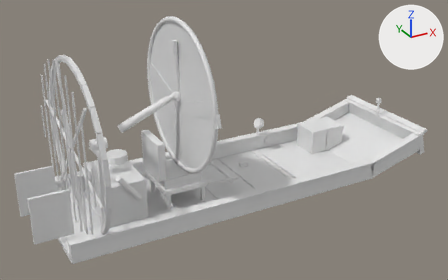
The glTF model godot/assets3d/cabs/cab_airboat.glb: old version first, new version second.
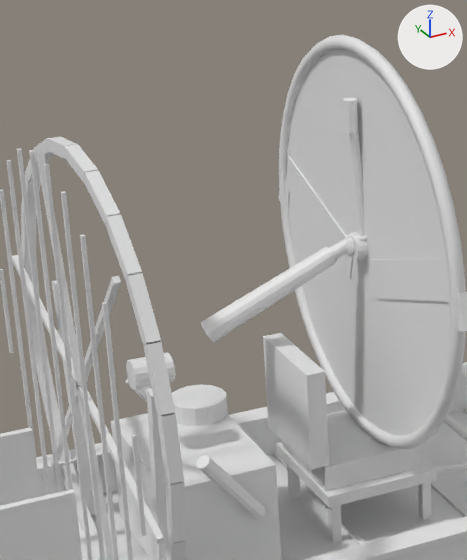
The first picture shows the older version from a 50 mm lens placed at (-2.63, -5.75, 2.25), pointed at (0.48, -0.09, -0.58). The close-ups show the older and then the newer version on the part from 9% to 49% of the width and 1% to 77% of the height of that picture. Only the edits that show in the close-ups are written down. Arrows for +X, +Y and +Z are at upper right; the lights stay in place. Vertices at exactly the same position are counted once.

Objects in the first close-up: 'look_blur', 'look_body', 'look_hand', 'look_prop', 'look_stick'.
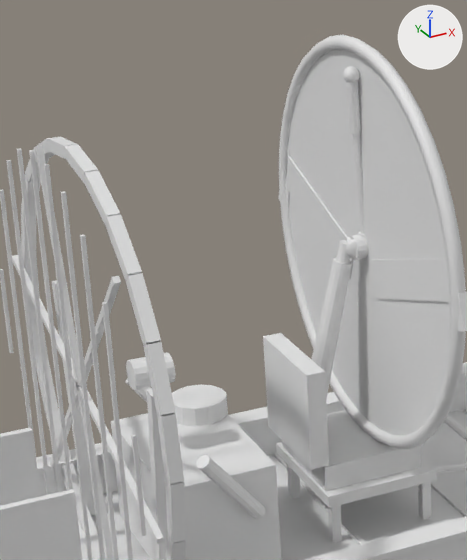
What differs and where, as boxes (x1, y1, x2, y2) in the close-ups (467 x 560 px; the box of a moved part takes in the faces that stretch with it):
'look_hand', reshaped: before (201, 232, 367, 342); after (311, 237, 368, 399)
'look_stick', reshaped (24% taller): before (343, 98, 364, 236); after (343, 66, 365, 238)
part 1 of me_me_105, moved or reshaped (mostly hidden before): before (345, 232, 359, 240); after (346, 238, 367, 260)
part 2 of me_me_105, moved or reshaped (mostly hidden afterwards): before (346, 237, 354, 257); after (346, 237, 351, 243)
part 3 of me_me_105, moved or reshaped: before (201, 235, 367, 342); after (311, 240, 352, 399)
part 4 of me_me_103, moved or reshaped: before (348, 132, 364, 236); after (352, 133, 364, 234)
part 5 of me_me_103, added: after (343, 66, 360, 83)
part 6 of me_me_103, rebuilt (50% taller): before (343, 98, 358, 133); after (346, 81, 361, 134)

The change in detail:
me_me_105 is used by ob_look_hand; location (0.0, 0.0, 0.0).
me_me_105 had 3224 vertices, 6300 faces and spanned x -0.658..0.046, y -0.049..0.248, z -0.373..0.06.
me_me_105 now has 3224 vertices, 6300 faces and spans x -0.278..0.045, y -0.053..0.12, z -0.691..0.046.
me_me_105 part 1: the loose piece of 146 vertices spanning x -0.072..0.027, y 0.027..0.071, z -0.046..0.046 is multiplied about its middle by the matrix ((0.823, -0.568, 0.0), (-0.568, -0.823, 0.0), (0.0, 0.0, -1.0)), then moved by (-0.023, -0.073, 0.0).
me_me_105 part 2: the loose piece of 146 vertices spanning x -0.089..-0.023, y -0.014..0.032, z -0.044..0.044 is multiplied about its middle by the matrix ((0.823, -0.568, 0.0), (-0.568, -0.823, 0.0), (0.0, 0.0, -1.0)), then moved by (0.008, 0.013, 0.0).
me_me_105 part 3: 760 of 3224 vertices moved; they spanned x -0.658..0.045, y -0.049..0.248, z -0.373..0.06 and now span x -0.278..0.04, y -0.05..0.12, z -0.691..0.036; mean shift (0.025, 0.044, -0.025); largest move (-0.654, 0.207, -0.287) -> (-0.275, 0.085, -0.669).
Other edits to the shape of me_me_105 do not show in these pictures.
me_me_103 is used by ob_look_stick; location (0.0, 0.0, 0.0).
me_me_103 had 40 vertices, 72 faces and spanned x -0.077..0.02, y -0.028..0.028, z -0.002..0.615.
me_me_103 now has 310 vertices, 588 faces and spans x -0.074..0.03, y -0.034..0.034, z -0.001..0.744.
me_me_103 part 4: the loose piece of 20 vertices spanning x -0.07..0.02, y -0.019..0.019, z -0.002..0.602 is scaled about the mesh origin by (0.8, 0.8, 1.15).
me_me_103 part 5: a new loose piece, a UV sphere (16 segments, 10 rings, poles along z) spanning x -0.074..-0.006, y -0.034..0.034, z 0.676..0.744.
me_me_103 part 6: the loose piece of 20 vertices spanning x -0.077..-0.023, y -0.028..0.028, z 0.485..0.615 is rebuilt with 24 vertices and now spans x -0.064..-0.007, y -0.024..0.024, z 0.479..0.696.
Other edits to the shape of me_me_103 do not show in these pictures.
